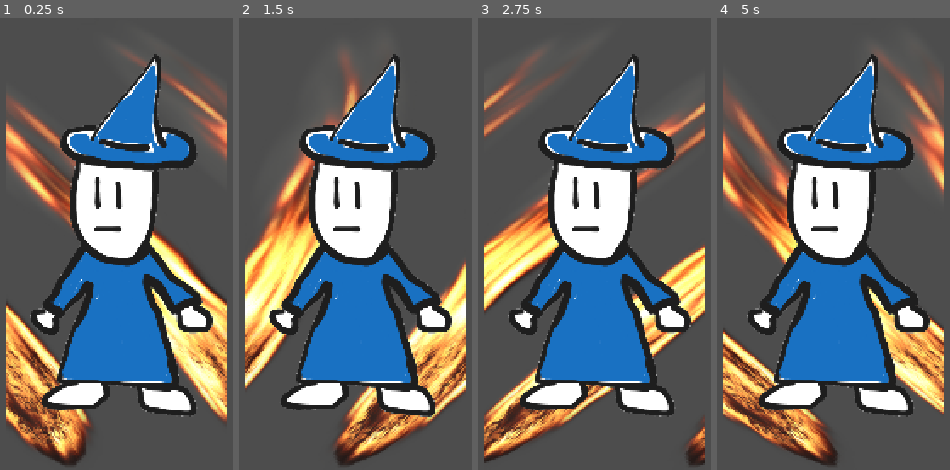
Above: before the commit, frames 1-4 (left to right).
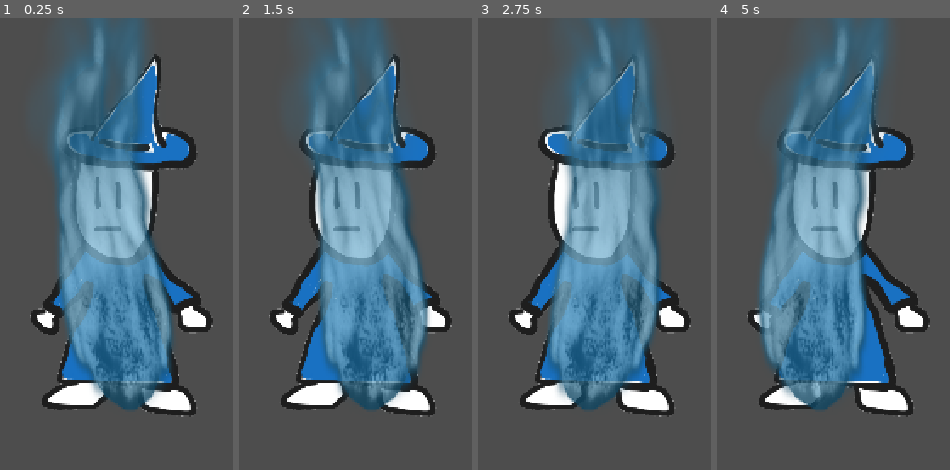
Above: after the commit, the same moments.

Repository: davidgd72k/TodoGodotober25-6.mana
Game: Godot game, scene res://scenes/mana_scene.tscn
Same seed, same stepped clock (60 frames per second), same inputs: the game is played once before the commit and once after it. Before the commit the project has no main scene; this scene is started directly in both runs.
Inputs:
- Up to frame 1 (0.25 s): no input
- Up to frame 2 (1.5 s): no input
- Up to frame 3 (2.75 s): no input
- Up to frame 4 (5 s): no input

The runs differ from the first frame. In frame 1, 49% of the frame differs, in the area x 2-98%, y 0-99%; in frame 2, 48%; in frame 3, 46%; in frame 4, 49%.

Commit message:
Fire mana shader, made it!

Diff:
--- a/gameobjects/wizard.tscn
+++ b/gameobjects/wizard.tscn
@@ -6,21 +6,26 @@
 
 [sub_resource type="ShaderMaterial" id="ShaderMaterial_aditm"]
 shader = ExtResource("2_p2fqy")
-shader_parameter/frequency = Vector2(3, 0)
-shader_parameter/amplitude = Vector2(3, 0)
-shader_parameter/speed = Vector2(1, 0)
-shader_parameter/tex = ExtResource("2_aditm")
+shader_parameter/sampler_tex = ExtResource("2_aditm")
+shader_parameter/alpha_transparency = 0.798000037905
+shader_parameter/alpha_threshold = 0.90000004275
+shader_parameter/mix_color = Color(0, 0.42745098, 0.64705884, 1)
+shader_parameter/wave_x_amp = 0.090000004275
+shader_parameter/wave_y_amp = 0.0
+shader_parameter/wave_x_freq = 4.00000019
+shader_parameter/wave_y_freq = 5.0
+shader_parameter/wave_speed = Vector2(1, 1)
 
 [node name="Wizard" type="CharacterBody2D"]
-
-[node name="ShaderLayer" type="Sprite2D" parent="."]
-texture_repeat = 1
-material = SubResource("ShaderMaterial_aditm")
-position = Vector2(-8.500008, 16.000008)
-scale = Vector2(1.8828124, 4.3125)
-texture = ExtResource("2_aditm")
-region_rect = Rect2(0, 0, 130, 132)
 
 [node name="Sprite" type="Sprite2D" parent="."]
 scale = Vector2(0.8, 0.8)
 texture = ExtResource("1_j375o")
+
+[node name="ShaderSprite" type="Sprite2D" parent="."]
+texture_repeat = 1
+material = SubResource("ShaderMaterial_aditm")
+position = Vector2(-13, -79)
+scale = Vector2(1.8828124, 4.3125)
+texture = ExtResource("2_aditm")
+region_rect = Rect2(0, 0, 130, 132)
--- a/project.godot
+++ b/project.godot
@@ -11,6 +11,7 @@
 [application]
 
 config/name="Godotober25 - 6. Mana"
+run/main_scene="uid://b21kphohx0mbo"
 config/features=PackedStringArray("4.5", "Forward Plus")
 config/icon="res://icon.svg"
 
--- a/shaders/mana_flow.gdshader
+++ b/shaders/mana_flow.gdshader
@@ -1,29 +1,56 @@
 shader_type canvas_item;
 
-uniform vec2 frequency = vec2(1.0, 0.0);
-uniform vec2 amplitude = vec2(1.0, 0.0);
-uniform vec2 speed = vec2(1.0, 0.0);
+uniform sampler2D sampler_tex: filter_nearest;
+uniform float alpha_transparency: hint_range(0.0, 1.0) = 1.0;
+uniform float alpha_threshold: hint_range(0.0, 1.0) = 1.0;
+uniform vec4 mix_color: source_color;
 
-uniform sampler2D tex: repeat_disable;
-
+// Wavy uniforms.
+uniform float wave_x_amp: hint_range(0.0, 1.0) = 0.1;
+uniform float wave_y_amp: hint_range(0.0, 1.0) = 0.1;
+uniform float wave_x_freq: hint_range(0.0, 20.0) = 5.0;
+uniform float wave_y_freq: hint_range(0.0, 20.0) = 5.0;
+uniform vec2 wave_speed = vec2(1.0, 1.0);
 
 void vertex() {
 	// Called for every vertex the material is visible on.
-	//VERTEX.x += sin((UV.y - TIME * speed) * freq_x) * amp_x * UV.y;
+	// Vertex don't show effect very good in 2D.
+}
+
+vec2 waving(vec2 uv_coord, vec2 wave_freq, vec2 wave_amp) {
+	vec2 wave;
+	wave.x = sin(uv_coord.y * wave_freq.x + TIME * wave_speed.x) * wave_amp.x;
+	wave.y = cos(uv_coord.x * wave_freq.y + TIME * wave_speed.y) * wave_amp.y;
+
+	return wave;
 }
 
 void fragment() {
-	vec2 pos = clamp(mod(
-		(UV - amplitude * sin(TIME + vec2(UV.y, UV.x) * speed))
-		/ TEXTURE_PIXEL_SIZE, 1.0 / TEXTURE_PIXEL_SIZE)
-		* TEXTURE_PIXEL_SIZE, 0.0, 1.0);
-	COLOR = texture(tex, pos);
+	// Applying wavy effect to texture UV;
+	vec2 wave_frequency = vec2(wave_x_freq, wave_y_freq);
+	vec2 wave_amplitude = vec2(wave_x_amp, wave_y_amp);
+	vec2 uv_coord = UV;
+
+	uv_coord += waving(uv_coord, wave_frequency, wave_amplitude);;
+	uv_coord = clamp(uv_coord, vec2(0.0), vec2(1.0));
+
+	// Applying pixel color effects.
+	vec4 color = texture(sampler_tex, uv_coord);
+	float avg = (color.r + color.g + color.b) / 3.0;
+    color.rgb = vec3(avg);
+	color.rgb = mix(color.rgb, mix_color.rgb, 0.5);
+
+	if (color.a > alpha_threshold) {
+		color.a = alpha_transparency;
+	}
+
+	//color.rgb = mix(color.rgb, mix_color.rgb, 1.0);
+	//color.a = alpha_transparency;
+
+	COLOR = color;
 }
 
 //void light() {
 //	// Called for every pixel for every light affecting the CanvasItem.
 //	// Uncomment to replace the default light processing function with this one.
 //}
-/*vec2 pos = mod((UV - amplitutde * sin(TIME + vec2(UV.y, UV.x) * speed)) / TEXTURE_PIXEL_SIZE,
-			1.0 / TEXTURE_PIXEL_SIZE) * TEXTURE_PIXEL_SIZE;
-	COLOR = texture(TEXTURE, pos);*/
